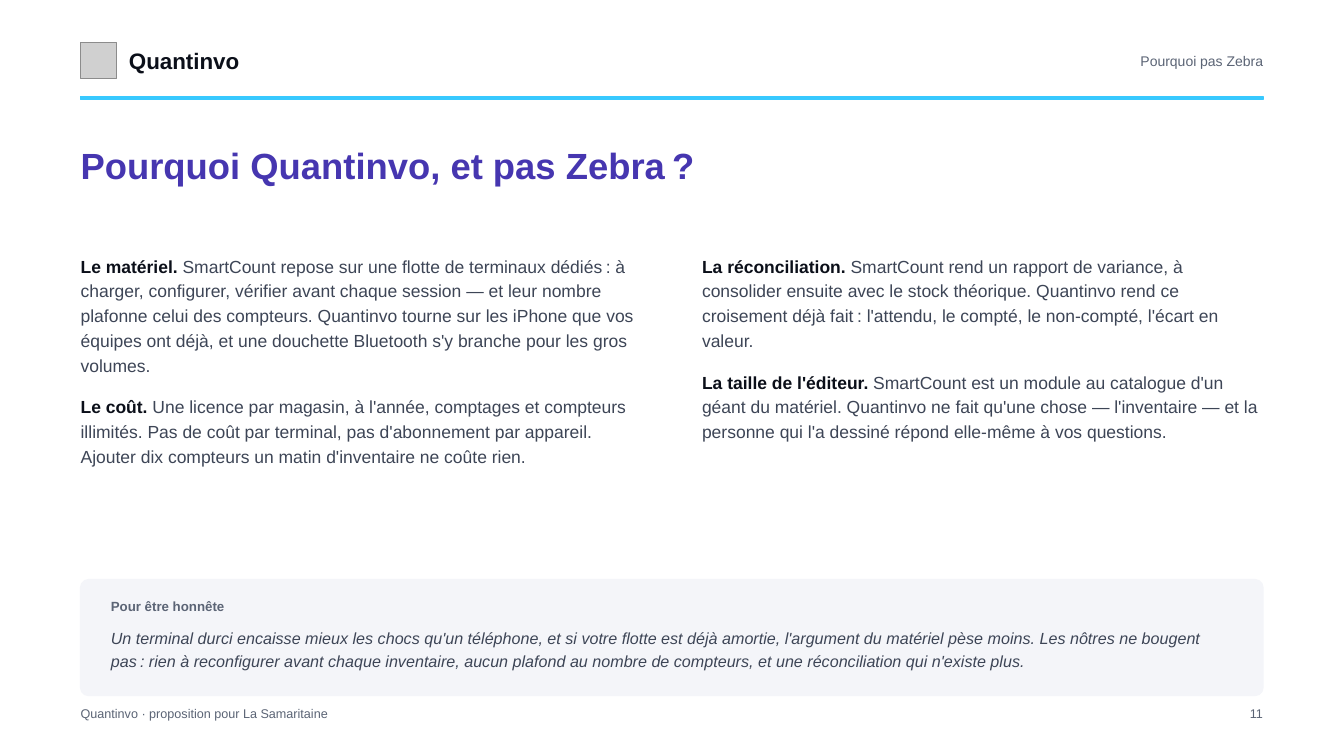
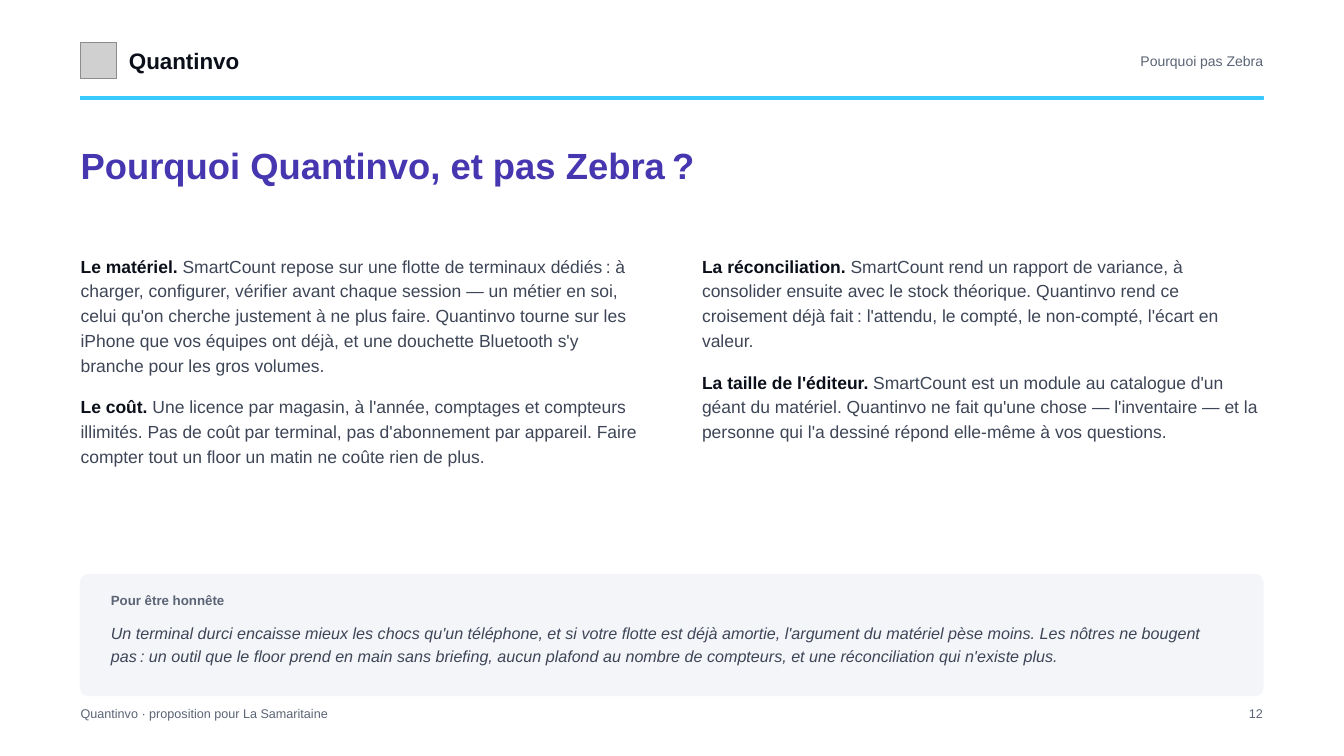
Before and after one commit to devkaylab/Inventaire, a slide deck: slide 12 of docs/entreprise/deck/Quantinvo-Samaritaine.pptx (slide 11 before the commit). Drawn at 1344x756 pixels with LibreOffice and Linux fonts; fonts in the diff are those of the drawing; grey boxes stand for pictures. Boxes give left, top, right and bottom in pixels: in the first picture for what was removed or moved away, otherwise in the second. Text is boxed around its words. In the diff, an @@ line names an element or a change of style, - is before the commit and + after.

```diff
--- a/docs/entreprise/deck/Quantinvo-Samaritaine.pptx
+++ b/docs/entreprise/deck/Quantinvo-Samaritaine.pptx
@@ text at [81, 260, 637, 467]: text changed @@
-Le matériel. SmartCount repose sur une flotte de terminaux dédiés : à charger, configurer, vérifier avant chaque session — et leur nombre plafonne celui des compteurs. Quantinvo tourne sur les iPhone que vos équipes ont déjà, et une douchette Bluetooth s'y branche pour les gros volumes.
-Le coût. Une licence par magasin, à l'année, comptages et compteurs illimités. Pas de coût par terminal, pas d'abonnement par appareil. Ajouter dix compteurs un matin d'inventaire ne coûte rien.
+Le matériel. SmartCount repose sur une flotte de terminaux dédiés : à charger, configurer, vérifier avant chaque session — un métier en soi, celui qu'on cherche justement à ne plus faire. Quantinvo tourne sur les iPhone que vos équipes ont déjà, et une douchette Bluetooth s'y branche pour les gros volumes.
+Le coût. Une licence par magasin, à l'année, comptages et compteurs illimités. Pas de coût par terminal, pas d'abonnement par appareil. Faire compter tout un floor un matin ne coûte rien de plus.
@@ rounded rectangle: place and size @@
-rounded rectangle at [81, 580, 1263, 696]
+rounded rectangle at [81, 575, 1263, 696]
@@ rounded rectangle at [81, 575, 1263, 696]: proportions changed @@
@@ text "Pour être honnête": place and size @@
-text "Pour être honnête" at [111, 601, 225, 611]
+text "Pour être honnête" at [111, 595, 225, 605]
@@ text at [111, 627, 1200, 666]: text changed @@
-Un terminal durci encaisse mieux les chocs qu'un téléphone, et si votre flotte est déjà amortie, l'argument du matériel pèse moins. Les nôtres ne bougent pas : rien à reconfigurer avant chaque inventaire, aucun plafond au nombre de compteurs, et une réconciliation qui n'existe plus.
+Un terminal durci encaisse mieux les chocs qu'un téléphone, et si votre flotte est déjà amortie, l'argument du matériel pèse moins. Les nôtres ne bougent pas : un outil que le floor prend en main sans briefing, aucun plafond au nombre de compteurs, et une réconciliation qui n'existe plus.
@@ text at [1249, 709, 1263, 718]: text changed @@
-11
+12
```
Also in this commit, not shown: 13 other slides changed, 1 slide added, 3 other files.
